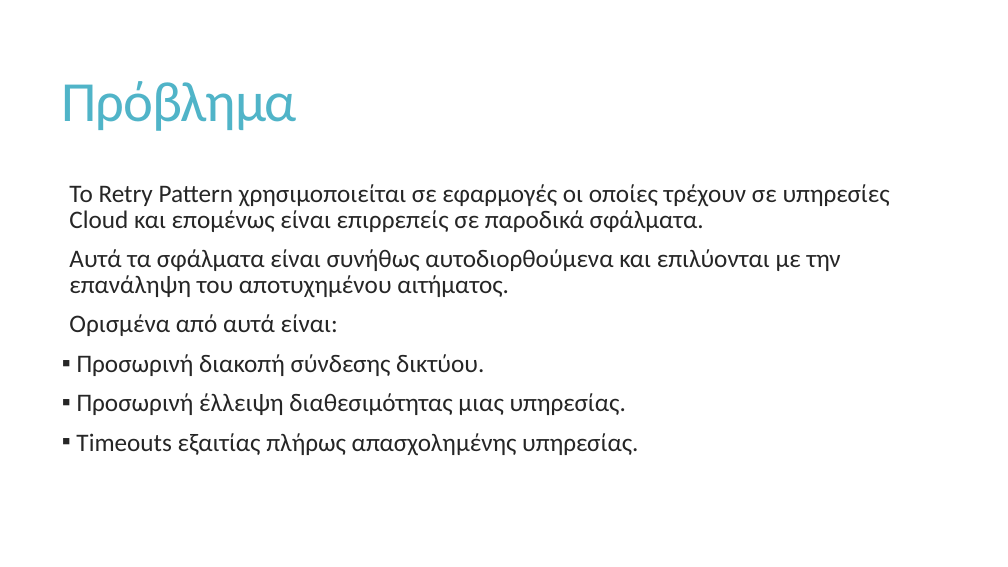
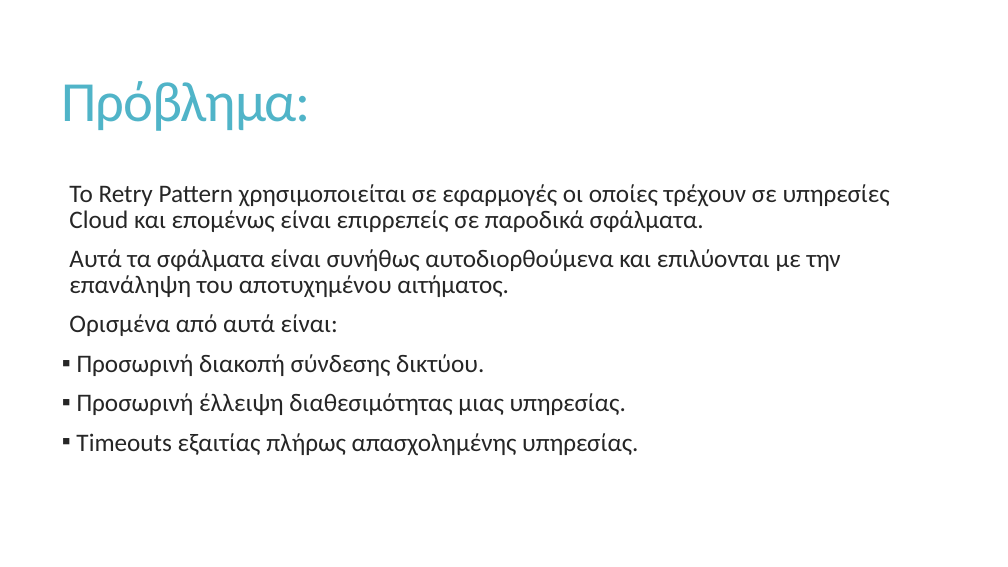
Before and after one commit to Syrko/DesignPatternsAssignment, a slide deck: slide 2 of Retry Pattern/Retry Pattern.pptx. Drawn at 1008x567 pixels with LibreOffice and Linux fonts; fonts in the diff are those of the drawing. Boxes give left, top, right and bottom in pixels: in the first picture for what was removed or moved away, otherwise in the second. Text is boxed around its words. In the diff, an @@ line names an element or a change of style, - is before the commit and + after.

```diff
--- a/Retry Pattern/Retry Pattern.pptx
+++ b/Retry Pattern/Retry Pattern.pptx
@@ title at (62,81,311,131): text changed @@
-Πρόβλημα
+Πρόβλημα:
```
Also in this commit, not shown: 2 slides added, 1 slide removed.
